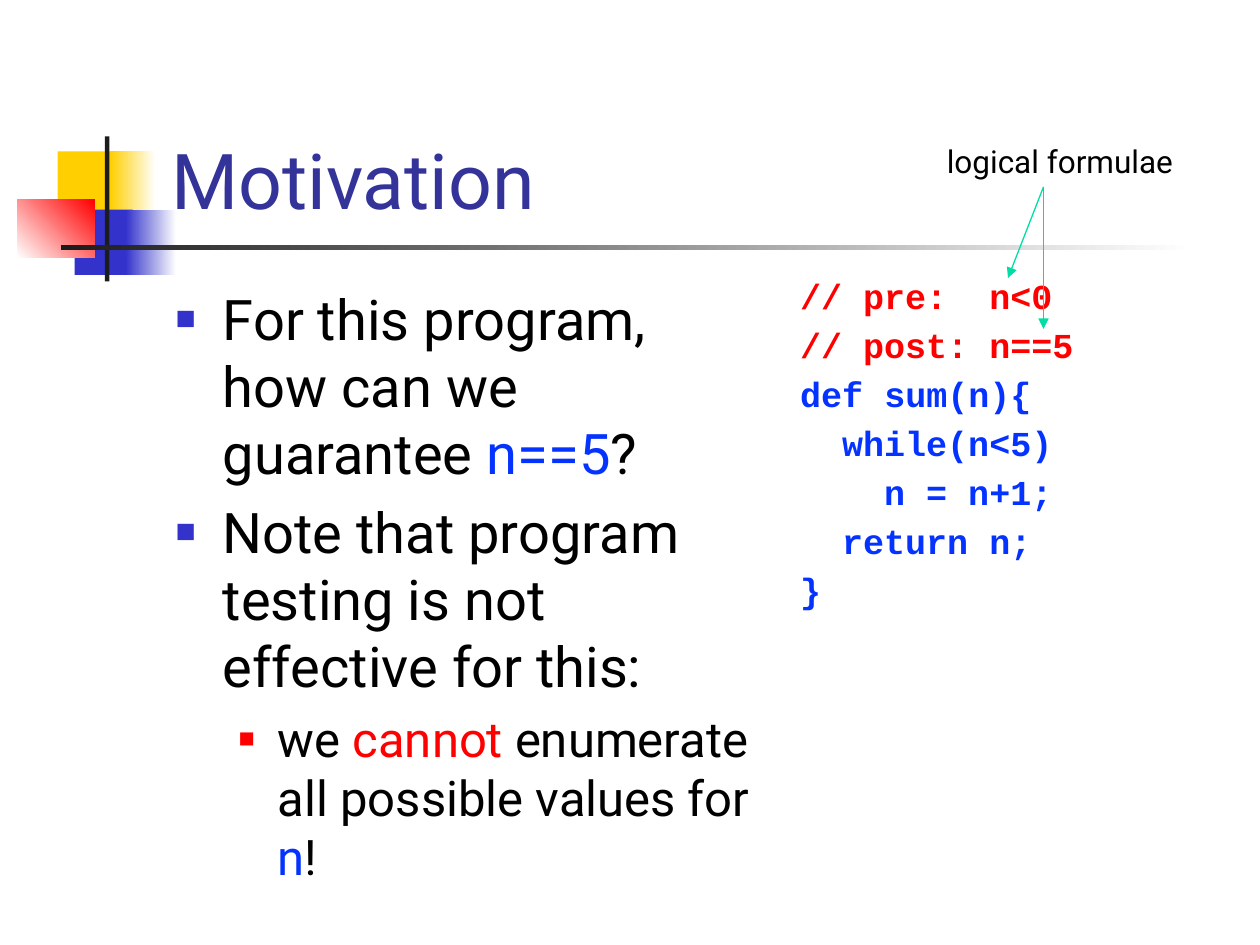
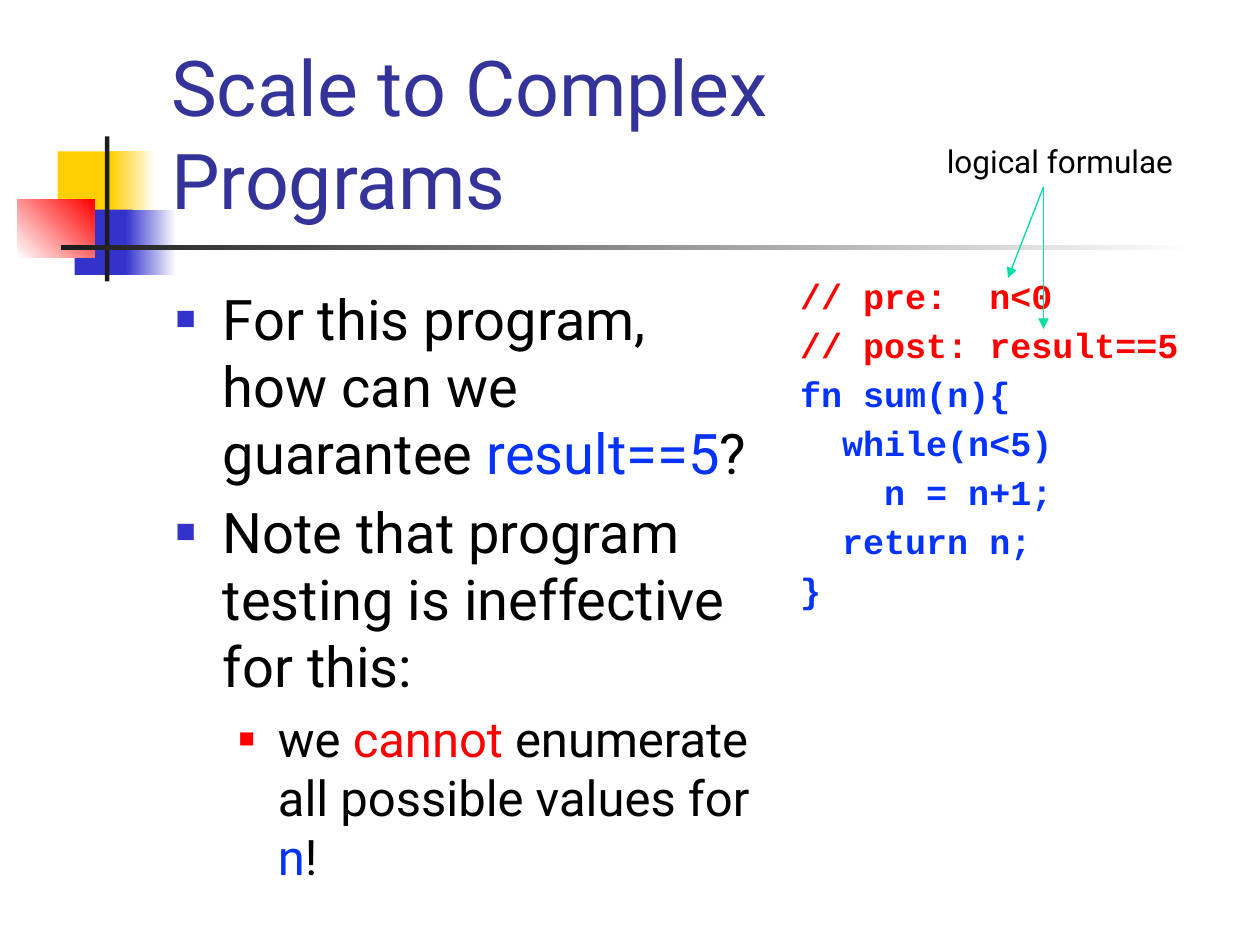
Before and after one commit to csslab-ustc/csslab-ustc.github.io, a slide deck: slide 13 of courses/theory/slides/lec18-hoare.pptx (slide 14 before the commit). Drawn at 1260x945 pixels with LibreOffice and Linux fonts; fonts in the diff are those of the drawing. Boxes give left, top, right and bottom in pixels: in the first picture for what was removed or moved away, otherwise in the second. Text is boxed around its words. In the diff, an @@ line names an element or a change of style, - is before the commit and + after.

```diff
--- a/courses/theory/slides/lec18-hoare.pptx
+++ b/courses/theory/slides/lec18-hoare.pptx
@@ title at <box>171,58,767,225</box>: text changed @@
-Motivation
+Scale to Complex
+Programs
@@ text at <box>223,298,747,688</box>: text changed @@
-■ For this program, how can we guarantee n==5?
-■ Note that program testing is not effective for this:
+■ For this program, how can we guarantee result==5?
+■ Note that program testing is ineffective for this:
@@ text at <box>800,333,1178,415</box>: text changed @@
-// post: n==5
-def sum(n){
+// post: result==5
+fn sum(n){
```
Also in this commit, not shown: 11 other slides changed, 2 slides removed.
